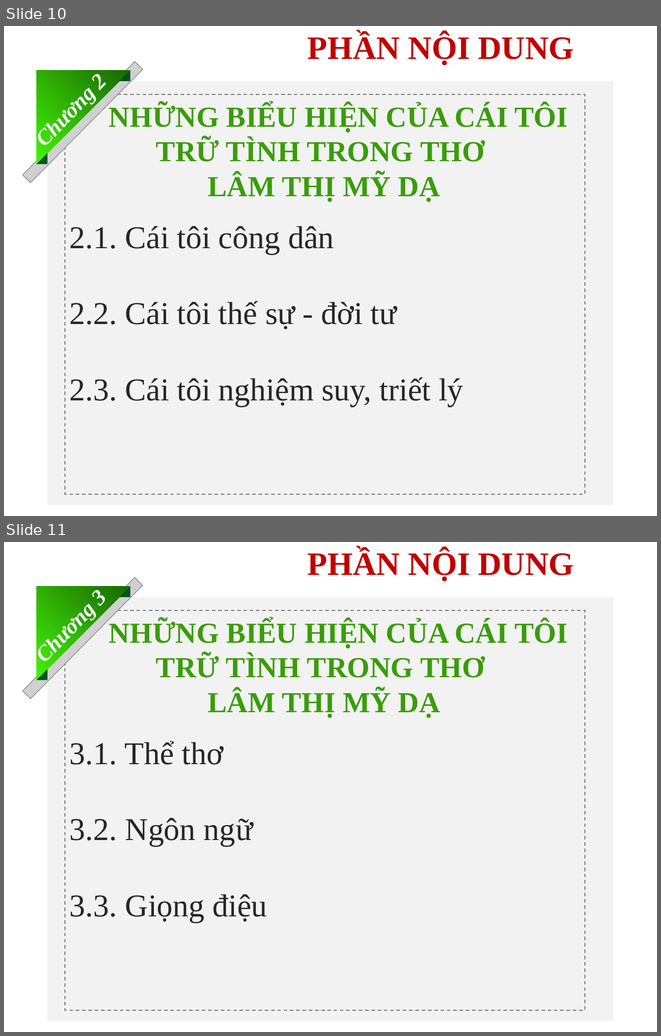
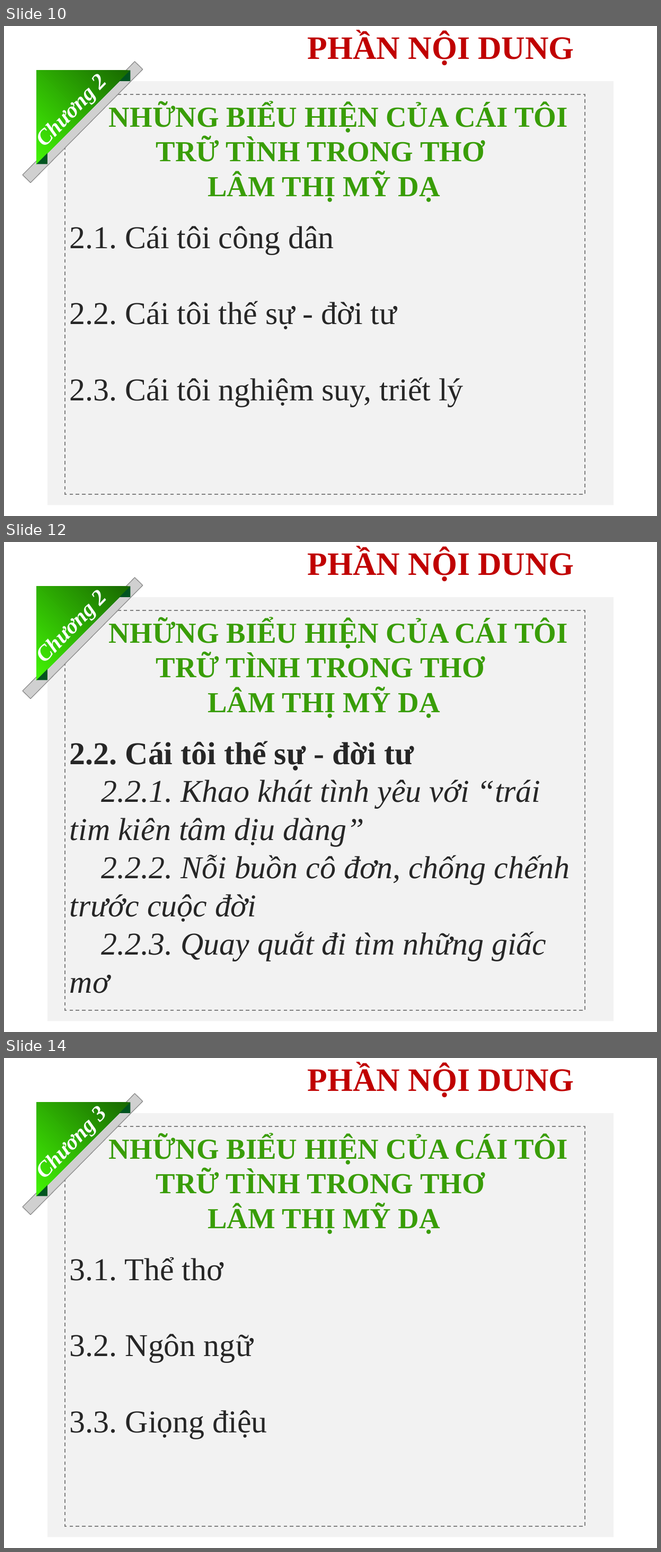
Before and after one commit to thanhhuong89/THANHHUONG_GIT, a slide deck: THANHHUONG/CAO HOC K33/DECUONGSOLUOC - THAY NAM_Slide.ppt. Shown one above the other, each under a label of ours: slides 10 and 11 before the commit, slides 10, 12 and 14 after it; the slides between them are not shown. The pictures are 661x1036 and 661x1552 pixels, drawn with LibreOffice and Linux fonts; fonts in the diff are those of the drawing; grey boxes stand for pictures; background and template pictures are left out. Boxes give left, top, right and bottom in pixels: in the first picture for what was removed or moved away, otherwise in the second. Text is boxed around its words. In the diff, an @@ line names an element or a change of style, - is before the commit and + after.

```diff
--- a/THANHHUONG/CAO HOC K33/DECUONGSOLUOC - THAY NAM_Slide.ppt
+++ b/THANHHUONG/CAO HOC K33/DECUONGSOLUOC - THAY NAM_Slide.ppt
@@ slide 12 added at (x1=4, y1=542, x2=657, y2=1032), background picture (left out) @@
@@ title added at (x1=308, y1=549, x2=574, y2=581), 36 pt, text #C00000, bold @@
+PHẦN NỘI DUNG
@@ rectangle added at (x1=48, y1=597, x2=614, y2=1021), fill #F2F2F2 @@
@@ text added at (x1=81, y1=599, x2=105, y2=607), 24 pt, text #FFFFFF, bold, italic @@
+Chương 2
@@ rectangle added at (x1=65, y1=610, x2=585, y2=1010), outline #7F7F7F 0.99 pt dashed @@
@@ text added at (x1=109, y1=620, x2=567, y2=718), 32 pt, text #399D07, bold @@
+NHỮNG BIỂU HIỆN CỦA CÁI TÔI TRỮ TÌNH TRONG THƠ
+LÂM THỊ MỸ DẠ
@@ group added at (x1=23, y1=578, x2=142, y2=699): 3 right triangles, 1 picture @@
@@ text added at (x1=70, y1=741, x2=570, y2=993), 35 pt, text #262626, italic @@
+2.2. Cái tôi thế sự - đời tư
+2.2.1. Khao khát tình yêu với “trái tim kiên tâm dịu dàng”
+2.2.2. Nỗi buồn cô đơn, chống chếnh trước cuộc đời
+2.2.3. Quay quắt đi tìm những giấc mơ
@@ what was slide 11 is now slide 14 @@
```
Also in this commit, not shown: 2 slides changed, 4 other slides added, 16 other files.
